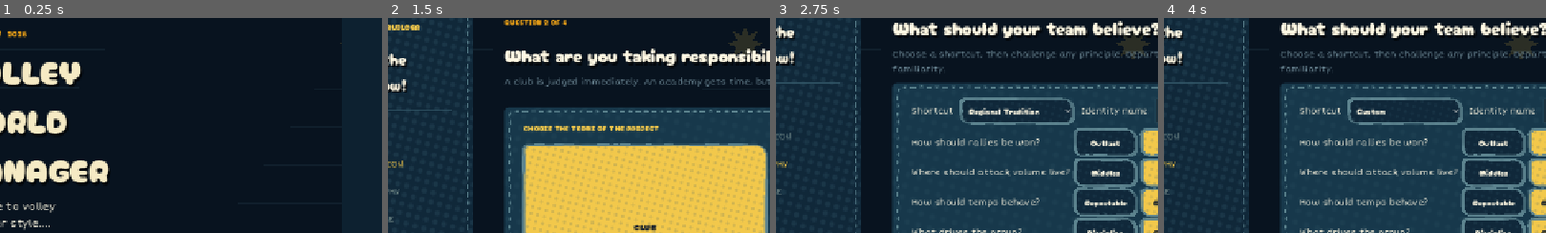
Above: before the commit, frames 1-4 (left to right).
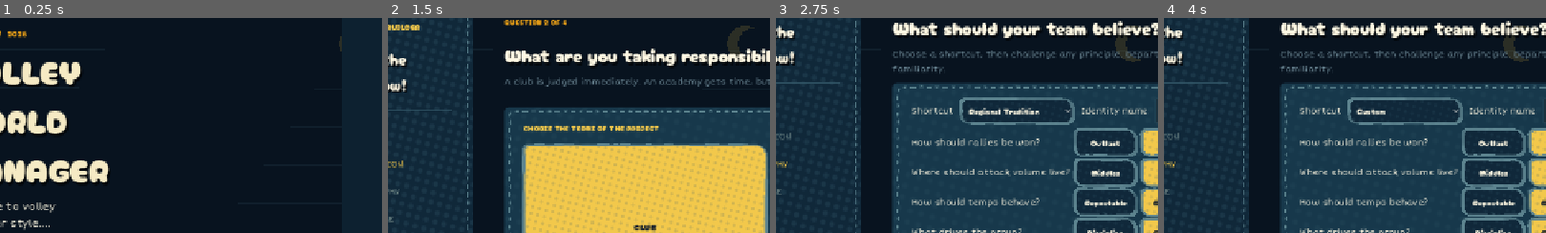
Above: after the commit, the same moments.

Repository: iracarranza/volley-world-manager
Game: Godot game, scene res://scenes/application.tscn
Same seed, same stepped clock (60 frames per second), same inputs: the game is played once before the commit and once after it.
Inputs:
- Up to frame 1 (0.25 s): no input
- Up to frame 2 (1.5 s): click "01 NEW CAREER" at 0.5 s; click "Continue" at 1.25 s
- Up to frame 3 (2.75 s): click "Continue" at 2 s
- Up to frame 4 (4 s): click "Go Again" at 2.75 s; click "Go Again" at 3.5 s
The pictures show only the part of the screen within x 11-61%, y 6-56%; the shares and areas given below are measured in that part.

The runs differ from the first frame. In frame 1, less than 0.1% of the frame differs, in the area x 88-90%, y 8-16%; in frame 2, 0.6%, in the area x 88-98%, y 3-18%; in frame 3, 0.6%; in frame 4, 0.6%.

Commit message:
A moon at night, and a harness that shows the rest of the screens
The backdrop's starburst becomes a crescent in the dark theme. It is the only
doodle on the sheet that has any business changing with the light -- the ruled
lines, the paper scraps, the court sketch and the ball are the same page in
both themes, and a sun at midnight was the one thing on it that read as an
oversight rather than as a choice.

Drawn as a single polygon -- the lune between two overlapping circles -- rather
than by punching a hole in a disc. The backdrop already has ruling and scraps
underneath, so overdrawing the bite in the page colour would erase them and
leave a visible disc exactly where the shadow is supposed to be transparent.
The terminator is the near edge of the shadow circle rather than a straight
chord, which is the whole difference between a crescent and a segment of an
orange.

And `ink_shot` now walks seven views instead of one, in both themes: home, the
open nav dropdown, roster, team, team training, club and transfers. The full
dashboard tour exists but takes minutes and most of it is the same surfaces
over again; a style change needs the screens that differ, quickly enough to
actually look at them each time.

Suite 923 checks, 1 pre-existing failure.

Diff:
--- a/scenes/components/ui_backdrop.gd
+++ b/scenes/components/ui_backdrop.gd
@@ -31,7 +31,14 @@
 	_draw_scrap(Vector2(size.x * 0.06, size.y * 0.68), Vector2(320.0, 190.0), 0.075, accent)
 	_draw_court_doodle(Vector2(size.x * 0.73, size.y * 0.18), light_mode)
 	_draw_ball_doodle(Vector2(size.x * 0.13, size.y * 0.79), minf(size.x, size.y) * 0.105, ink)
-	_draw_starburst(Vector2(size.x * 0.58, size.y * 0.12), 30.0, 15.0, accent)
+	## A sun by day and a moon by night. The backdrop is the same page in both
+	## themes and the doodles on it are the same doodles -- except this one, which
+	## is the only thing on the sheet that has any business changing with the
+	## light.
+	if light_mode:
+		_draw_starburst(Vector2(size.x * 0.58, size.y * 0.12), 30.0, 15.0, accent)
+	else:
+		_draw_crescent(Vector2(size.x * 0.58, size.y * 0.12), 30.0, accent)
 	_draw_stitches(Vector2(size.x * 0.43, size.y * 0.91), 190.0, ink)
 
 
@@ -86,6 +93,46 @@
 	draw_colored_polygon(points, color)
 
 
+## A crescent, as the lune between two overlapping circles.
+##
+## Drawn as one polygon rather than by punching a hole in a disc, because the
+## backdrop already has ruled lines and paper scraps under it -- overdrawing the
+## bite in the page colour would erase them and leave a visible disc where the
+## shadow should be transparent.
+func _draw_crescent(center: Vector2, outer: float, color: Color) -> void:
+	## The shadow: a second circle, nearly as large, pushed to one side. How far
+	## it is pushed is how full the moon is.
+	var shadow_radius := outer * 0.86
+	var shadow_offset := outer * 0.46
+	## Where the two circles cross. Those are the horns, and both arcs have to
+	## start and end there or the shape will not close.
+	var cross_x := (
+		shadow_offset * shadow_offset - shadow_radius * shadow_radius
+		+ outer * outer
+	) / (2.0 * shadow_offset)
+	var cross_y := sqrt(maxf(outer * outer - cross_x * cross_x, 0.0))
+	var lit_start := atan2(cross_y, cross_x)
+	var shadow_start := atan2(cross_y, cross_x - shadow_offset)
+	var points := PackedVector2Array()
+	var steps := 32
+	## The lit limb, taken the long way round -- away from the shadow.
+	for index in range(steps + 1):
+		var angle := lerpf(lit_start, TAU - lit_start, float(index) / float(steps))
+		points.append(center + Vector2(cos(angle), sin(angle)) * outer)
+	## Then back along the terminator, which is the near edge of the shadow
+	## circle rather than a straight line -- that curve is the whole difference
+	## between a crescent and a segment of an orange.
+	for index in range(steps + 1):
+		var angle := lerpf(
+			TAU - shadow_start, shadow_start, float(index) / float(steps)
+		)
+		points.append(
+			center + Vector2(shadow_offset, 0.0)
+			+ Vector2(cos(angle), sin(angle)) * shadow_radius
+		)
+	draw_colored_polygon(points, color)
+
+
 func _draw_stitches(origin: Vector2, length: float, color: Color) -> void:
 	for index in range(9):
 		var x := origin.x + length * float(index) / 8.0
--- a/tools/preview/ink_shot.gd
+++ b/tools/preview/ink_shot.gd
@@ -31,11 +31,48 @@
 	UIStyle.apply(self, _light_mode)
 
 
+## The views worth looking at when a style changes, and not the full nineteen --
+## the whole-dashboard tour takes minutes and most of it is the same surfaces
+## again.
+var _steps: Array = []
+var _step: int = 0
+
+
+func _build_steps() -> void:
+	_steps = [
+		["home", func() -> void: _dashboard._navigate("Home")],
+		["nav_open", func() -> void: _dashboard._toggle_nav_dropdown()],
+		["roster", func() -> void:
+			_dashboard._close_nav_dropdown()
+			_dashboard._navigate("Roster")],
+		["team", func() -> void: _dashboard._navigate("Team")],
+		["team_training", func() -> void:
+			var tabs := _dashboard.find_child("TeamSubTabs", true, false)
+			if tabs != null:
+				tabs.current_tab = mini(1, maxi(tabs.get_tab_count() - 1, 0))],
+		["club", func() -> void: _dashboard._navigate("Club")],
+		["transfers", func() -> void: _dashboard._navigate("Transfers")],
+	]
+
+
 func _process(_delta: float) -> void:
 	_frame += 1
-	if _frame < 30:
+	if _frame < 20:
 		return
-	var path := "user://ink_shot_%s.png" % ("light" if _light_mode else "dark")
+	if _steps.is_empty():
+		_build_steps()
+	if _step >= _steps.size():
+		get_tree().quit()
+		return
+	## Each step gets a settle window so any tween finishes before the grab.
+	if _frame % 24 != 0:
+		return
+	var entry: Array = _steps[_step]
+	if _frame % 48 == 0:
+		(entry[1] as Callable).call()
+		return
+	var suffix := "light" if _light_mode else "dark"
+	var path := "user://ink_%s_%s.png" % [entry[0], suffix]
 	get_viewport().get_texture().get_image().save_png(path)
 	print("saved %s" % ProjectSettings.globalize_path(path))
-	get_tree().quit()
+	_step += 1
